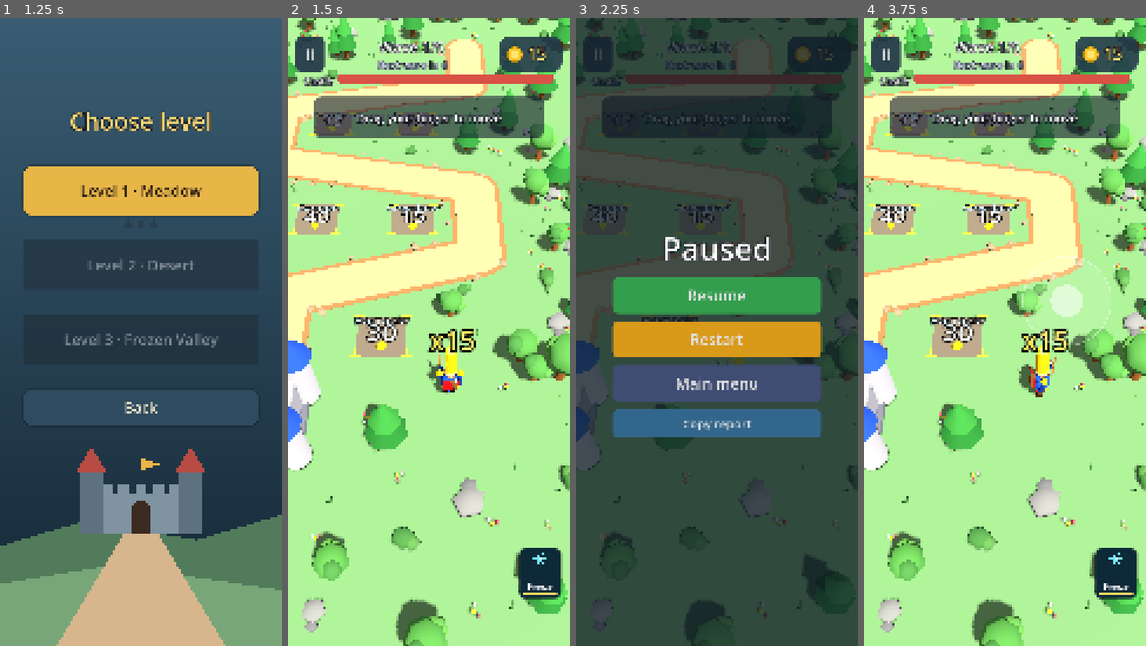
Above: before the commit, frames 1-4 (left to right).
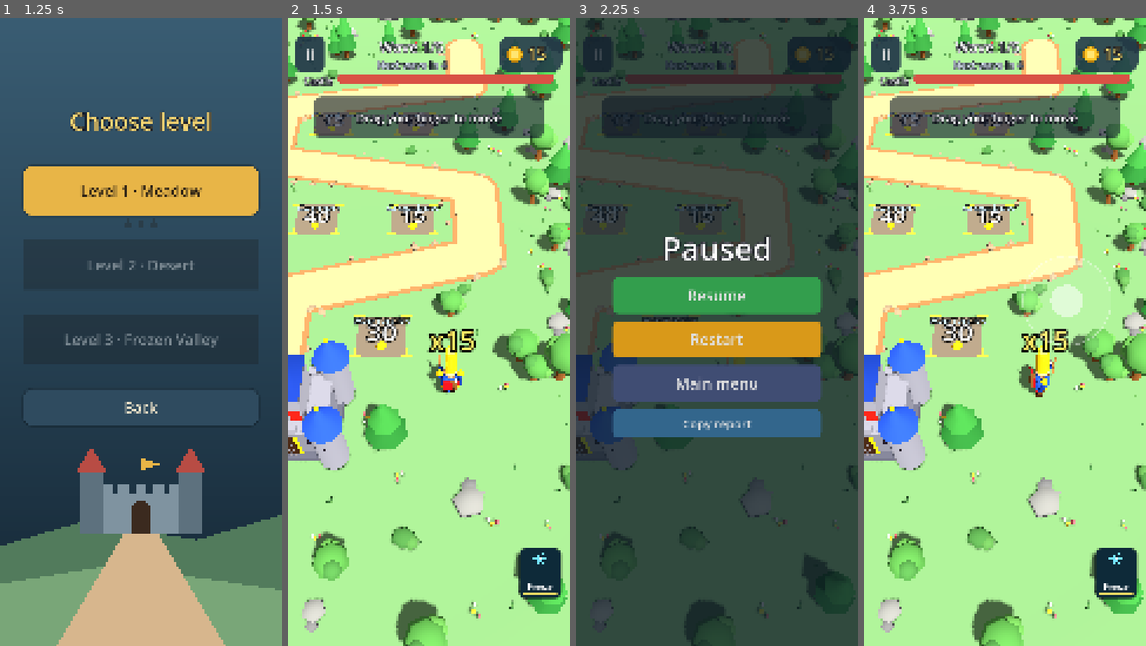
Above: after the commit, the same moments.

Repository: legioner666/Game-
Game: Godot game, scene res://main.tscn
Two runs of this game, one before a commit and one after it. Both use one fixed random seed, a clock stepped at 60 frames per second and the inputs below.
Inputs (mouse positions are in pixels of both pictures, inside the frame that each line leads up to):
- Up to frame 1 (1.25 s): click "Play" at 0.5 s
- Up to frame 2 (1.5 s): click "Level 1 · Meadow" at 1.25 s
- Up to frame 3 (2.25 s): click "II" at 2 s
- Up to frame 4 (3.75 s): click "Restart" at 2.75 s; tap Enter at 3.5 s; move the mouse to (1067, 300) at 3.52 s; hold Right (ui_right) from 3.53 s (still down); click (1067, 300) at 3.67 s

Frame 1 is identical in both runs. In frame 2, 4.1% of the frame differs, in the area x 0-25%, y 51-72%; in frame 3, 1.5%; in frame 4, 4.1%.

Commit message:
Death puffs and shockwave rings, castle shifted into view and stone toned down
Co-Authored-By: Claude Sonnet 5.5 <noreply@anthropic.com>
Claude-Session: https://claude.ai/code/session_01Vo2zMfmpPBAjaiyM3QAnEB

Diff:
--- a/godot/game.gd
+++ b/godot/game.gd
@@ -221,6 +221,7 @@
 	var max_life := 0.5
 	var kind := 0
 	var size := 1.0
+	var spin_y := 0.0
 
 
 class JoyDraw extends Control:
@@ -588,7 +589,8 @@
 
 	# замок
 	_castle = Models.castle()
-	_castle.position = _base_pos
+	# зсуваємо замок до центру екрана, щоб його не обрізав край
+	_castle.position = _base_pos + Vector3(-signf(_base_pos.x) * 1.7, 0.0, 0.0)
 	add_child(_castle)
 
 	_build_decor()
@@ -687,6 +689,8 @@
 		Batch.new(self, Models.fx_mesh(Color(0.9, 0.15, 0.12)), 300, false),
 		Batch.new(self, Models.fx_mesh(Color(0.92, 0.9, 0.85)), 300, false),
 		Batch.new(self, Models.fx_mesh(Color(1.0, 0.85, 0.2)), 300, false),
+		Batch.new(self, Models.puff_mesh(), 120, false),
+		Batch.new(self, Models.ring_mesh(), 24, false),
 	]
 	var q_bg := QuadMesh.new()
 	q_bg.size = Vector2(1.5, 0.2)
@@ -1509,6 +1513,10 @@
 				if not _autoplay:
 					_boosts.maybe_drop(wp)
 				_burst(wp + Vector3(0, 0.5, 0), 0, 5 if t != 2 else 14, 3.5, 4.0)
+				_puff(wp + Vector3(0, 0.4, 0), 2 if t != 2 else 7, 1.0 if t != 2 else 1.8)
+				if t == 2:
+					_ring(wp, 1.6)
+					_shake = maxf(_shake, 0.25)
 				if _kill_snd_cd <= 0.0:
 					_snd("kill", randf_range(0.9, 1.2))
 					_kill_snd_cd = 0.05
@@ -1992,6 +2000,35 @@
 		_fx.append(f)
 
 
+func _puff(pos: Vector3, n: int, scale_mul: float) -> void:
+	for k in n:
+		if _fx.size() >= 700:
+			return
+		var f := Fx.new()
+		f.pos = pos + Vector3(randf_range(-0.3, 0.3), randf_range(0.0, 0.4), randf_range(-0.3, 0.3))
+		var ang := randf() * TAU
+		f.vel = Vector3(cos(ang), 0.0, sin(ang)) * randf_range(0.3, 1.2) * scale_mul
+		f.vel.y = randf_range(0.6, 1.6)
+		f.kind = 3
+		f.max_life = randf_range(0.35, 0.55)
+		f.life = f.max_life
+		f.size = randf_range(0.7, 1.1) * scale_mul
+		_fx.append(f)
+
+
+func _ring(pos: Vector3, size: float) -> void:
+	if _fx.size() >= 700:
+		return
+	var f := Fx.new()
+	f.pos = Vector3(pos.x, 0.08, pos.z)
+	f.kind = 4
+	f.max_life = 0.45
+	f.life = f.max_life
+	f.size = size
+	f.spin_y = randf() * TAU
+	_fx.append(f)
+
+
 func _update_fx(delta: float) -> void:
 	var i := _fx.size() - 1
 	while i >= 0:
@@ -2000,7 +2037,7 @@
 		if f.life <= 0.0:
 			_fx.remove_at(i)
 		else:
-			f.vel.y -= 14.0 * delta
+			f.vel.y -= (14.0 if f.kind < 3 else (-1.2 if f.kind == 3 else 0.0)) * delta
 			f.pos += f.vel * delta
 			if f.pos.y < 0.05:
 				f.pos.y = 0.05
@@ -2099,8 +2136,13 @@
 	for b in _b_fx:
 		b.begin()
 	for f in _fx:
-		var s: float = f.size * clampf(f.life / f.max_life, 0.0, 1.0)
-		_b_fx[f.kind].add(f.pos, 0.0, s, s, s)
+		var r: float = clampf(f.life / f.max_life, 0.0, 1.0)
+		var s: float = f.size * r
+		if f.kind == 3:
+			s = f.size * (0.5 + (1.0 - r) * 1.1) * minf(1.0, r * 2.5)
+		elif f.kind == 4:
+			s = f.size * (0.3 + (1.0 - r) * 3.2) * minf(1.0, r * 3.0)
+		_b_fx[f.kind].add(f.pos, f.spin_y, s, s, s)
 	for b in _b_fx:
 		b.end()
 
--- a/godot/models.gd
+++ b/godot/models.gd
@@ -290,6 +290,19 @@
 	return compose([part(box(Vector3(0.18, 0.18, 0.18)), Vector3.ZERO, color)])
 
 
+static func puff_mesh() -> ArrayMesh:
+	return compose([part(sphere(0.3, 6), Vector3.ZERO, Color(0.93, 0.92, 0.88))])
+
+
+static func ring_mesh() -> ArrayMesh:
+	# плоске кільце ударної хвилі: 12 коротких плиток по колу
+	var parts: Array = []
+	for k in 12:
+		var a := TAU * k / 12.0
+		parts.append(part(box(Vector3(0.5, 0.05, 0.14)), Vector3(cos(a) * 1.0, 0.0, sin(a) * 1.0), Color(1.0, 0.95, 0.7), Vector3(0, -rad_to_deg(a), 0)))
+	return compose(parts)
+
+
 static func tree_mesh() -> ArrayMesh:
 	return compose([
 		part(cyl(0.12, 0.17, 0.8, 6), Vector3(0, 0.4, 0), WOOD),
@@ -535,9 +548,9 @@
 
 static func castle() -> Node3D:
 	var root := Node3D.new()
-	var stone_l := Color(0.74, 0.76, 0.82)
-	var stone_m := Color(0.62, 0.64, 0.71)
-	var stone_d := Color(0.46, 0.48, 0.56)
+	var stone_l := Color(0.58, 0.60, 0.68)
+	var stone_m := Color(0.48, 0.50, 0.58)
+	var stone_d := Color(0.36, 0.38, 0.46)
 	var roof := Color(0.20, 0.36, 0.86)
 	var roof_d := Color(0.14, 0.26, 0.66)
 	root.add_child(mi(box(Vector3(4.4, 0.35, 3.6)), Vector3(0, 0.17, 0), stone_d))
Binary file removed: godot/g_62.png
Binary file added: godot/g_64.png
